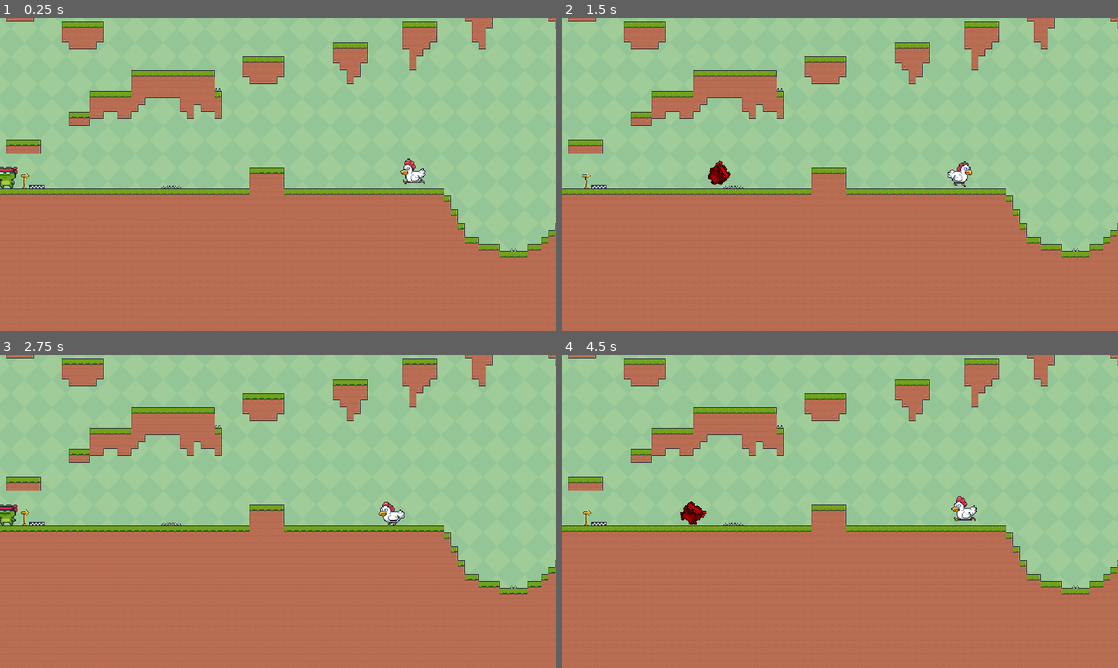
Above: before the commit, frames 1-4 (two rows, left to right).
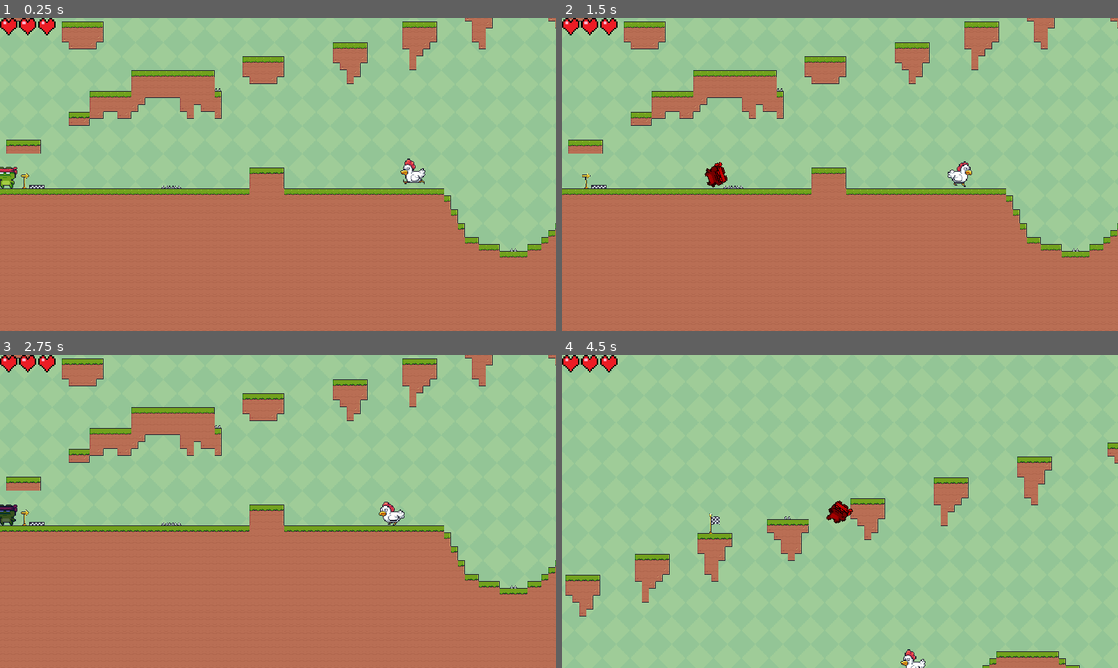
Above: after the commit, the same moments.

Repository: Jleehy/2DPlatformGame
Game: Godot game, scene res://scenes/levels/level_1.tscn
The game is run twice, just before and just after one commit, with the same random seed, the same clock (stepped at 60 frames per second) and the same inputs. The project has no main scene, so this scene is started directly.
Inputs:
- Up to frame 1 (0.25 s): no input
- Up to frame 2 (1.5 s): hold D (move_right) from 0.53 s (still down); tap Shift (dash) at 0.6 s; tap Space (jump) at 0.77 s; tap S (crouch) at 1.35 s
- Up to frame 3 (2.75 s): tap Space (jump) at 1.52 s; tap Shift (dash) at 1.55, 2.1 s; release D (move_right) at 2.03 s; hold A (move_left) from 2.03 s (still down)
- Up to frame 4 (4.5 s): release A (move_left) at 2.78 s; hold D (move_right) 2.78-4.28 s; tap U (dev_next_checkpoint) at 2.85 s; tap Space (jump) at 3.02, 3.77 s; tap Shift (dash) at 3.05, 3.8 s; tap Y (dev_previous_checkpoint) at 3.6 s; hold A (move_left) from 4.28 s (still down); tap T (trigger_self_death) at 4.35 s

The runs differ from the first frame. In frame 1, 0.3% of the frame differs, in the area x 0-10%, y 0-6%; in frame 2, 0.5%; in frame 3, 0.5%; in frame 4, 49%, in the area x 0-100%, y 0-100%.

Commit message:
Add files via upload

Diff:
--- a/2d-platformer/entities/player/player.gd
+++ b/2d-platformer/entities/player/player.gd
@@ -26,7 +26,6 @@
 @export var dash_speed: float = 1500
 @export var dash_duration: float = 0.25
 @export var dash_cooldown: float = 0.5
-@export var dash_unlocked: bool = false
 var is_dashing: bool = false
 var can_dash: bool = true
 
@@ -39,14 +38,39 @@
 
 # Hurt state
 var is_hurt: bool = false
-var can_take_damage: bool = true  # Cooldown to prevent rapid damage
+var can_take_damage: bool = true  # Not used now since cooldown is via damage_cooldown_timer
+
+# --- Heart Damage System Variables ---
+var hearts_list: Array[TextureRect] = []
+var health: int = 3
+
+# --- Damage Cooldown Tracking ---
+var damage_cooldown_timer: float = 2.0   # starts at 2 seconds so damage is allowed immediately
+const DAMAGE_COOLDOWN: float = 2.0         # 2 seconds cooldown
 
 func _ready() -> void:
 	animated_sprite.play()
 	GameManager.save_checkpoint(self.position)
 	original_collision_size = collision_shape.shape.size
 
+	# Initialize heart icons from a health bar (assumes a node at "$health_bar/HBoxContainer")
+	var hearts_parent = $health_bar/HBoxContainer
+	for child in hearts_parent.get_children():
+		hearts_list.append(child)
+	print("Hearts List:", hearts_list)
+
+# Damage cooldown and invulnerability variables
+var invuln_timer: float = 0.0              # additional invulnerability timer
+const INVULNERABILITY_DURATION: float = 0.5  # 0.5 seconds of invulnerability after respawn
+
 func _physics_process(delta: float) -> void:
+	# Update the damage cooldown timer each frame.
+	damage_cooldown_timer = min(damage_cooldown_timer + delta, DAMAGE_COOLDOWN)
+
+	# Update the invulnerability timer, if active.
+	if invuln_timer > 0:
+		invuln_timer = max(invuln_timer - delta, 0)
+
 	if death_timer == -1:
 		if not is_dashing:
 			apply_gravity(delta)
@@ -62,6 +86,7 @@
 	else:
 		handle_death_animation()
 
+
 func apply_gravity(delta: float) -> void:
 	var gravity = GameManager.get_gravity()
 	if not is_on_floor():
@@ -107,8 +132,6 @@
 		velocity.y = jump_speed
 
 func handle_dash() -> void:
-	if not dash_unlocked:
-		return  # Prevent dashing if not unlocked
 	if not can_dash:
 		modulate = Color(0.5, 0.5, 1, 1)
 	else:
@@ -168,7 +191,7 @@
 
 func update_animation() -> void:
 	if is_hurt:
-		return  # Don't change animation if the player is hurt
+		return  # Do not change animation if hurt
 	if velocity.x != 0 or velocity.y != 0:
 		animated_sprite.flip_h = facing_direction == "left"
 		if is_on_floor():
@@ -193,6 +216,7 @@
 	if death_timer == 0:
 		modulate = Color(1, 1, 1, 1)
 		animated_sprite.rotation_degrees = 0
+		reset_hearts()  # Reset hearts on respawn
 		GameManager.respawn_player(self)
 		death_timer = -1
 
@@ -234,16 +258,46 @@
 	velocity.y = -800
 
 func take_damage() -> void:
-	if not can_take_damage:
-		return  # Ignore damage if cooldown is active
-	can_take_damage = false
+	# Do not take damage if we're still in the invulnerability period.
+	if invuln_timer > 0:
+		return
+	# Use the damage cooldown timer to ensure damage is only applied once every 2 seconds.
+	if damage_cooldown_timer < DAMAGE_COOLDOWN:
+		return
+	# Reset the cooldown timer.
+	damage_cooldown_timer = 0.0
+
+	# Decrement health and update the heart display.
+	health -= 1
+	update_heart_display()
+
+	# If no hearts remain, kill the player immediately.
+	if health <= 0:
+		GameManager.kill_player(self)
+		return
+
+	# Play the hit animation and enforce a brief hurt state.
 	is_hurt = true
 	animated_sprite.play("hit")
-	print("STARTING")
-	await animated_sprite.animation_finished  # Wait for the "hit" animation to finish
-	print("FINISHED")
+	await animated_sprite.animation_finished
 	is_hurt = false
-	can_take_damage = true  # Reset cooldown
+
+# Reset hearts back to full health (3 hearts) upon respawn,
+# allow damage again, and grant temporary invulnerability.
+
+
+func update_heart_display() -> void:
+	# Update each heart's visibility based on current health
+	for i in range(hearts_list.size()):
+		hearts_list[i].visible = i < health
+
+# Reset hearts back to full health (3 hearts) upon respawn and allow damage again
+func reset_hearts() -> void:
+	health = 3
+	update_heart_display()
+	damage_cooldown_timer = DAMAGE_COOLDOWN
+	is_hurt = false
+	invuln_timer = INVULNERABILITY_DURATION
 
 func handle_self_die() -> void:
 	if InputManager.is_self_death_pressed():
--- a/2d-platformer/entities/player/player.tscn
+++ b/2d-platformer/entities/player/player.tscn
@@ -9,6 +9,7 @@
 [ext_resource type="AudioStream" uid="uid://dcw2lnx6krf0q" path="res://sounds/dash.wav" id="6_1lh60"]
 [ext_resource type="AudioStream" uid="uid://gbr6sbf6pgeg" path="res://sounds/jump.wav" id="7_tk0ac"]
 [ext_resource type="AudioStream" uid="uid://bf7bo0n7oako5" path="res://sounds/(added as a joke)lego-yoda-death-sound-effect.mp3" id="8_8pnob"]
+[ext_resource type="Texture2D" uid="uid://dmdfxytts15fs" path="res://art/hearts/heart.png" id="10_hwkwa"]
 
 [sub_resource type="AtlasTexture" id="AtlasTexture_4wuyl"]
 atlas = ExtResource("3_0n0f8")
@@ -284,3 +285,24 @@
 
 [node name="sfx_death" type="AudioStreamPlayer2D" parent="."]
 stream = ExtResource("8_8pnob")
+
+[node name="health_bar" type="CanvasLayer" parent="."]
+
+[node name="HBoxContainer" type="HBoxContainer" parent="health_bar"]
+offset_right = 40.0
+offset_bottom = 40.0
+
+[node name="TextureRect" type="TextureRect" parent="health_bar/HBoxContainer"]
+layout_mode = 2
+texture = ExtResource("10_hwkwa")
+expand_mode = 3
+
+[node name="TextureRect2" type="TextureRect" parent="health_bar/HBoxContainer"]
+layout_mode = 2
+texture = ExtResource("10_hwkwa")
+expand_mode = 3
+
+[node name="TextureRect3" type="TextureRect" parent="health_bar/HBoxContainer"]
+layout_mode = 2
+texture = ExtResource("10_hwkwa")
+expand_mode = 3
Not shown: 1 places in 2d-platformer/entities/player/player.tscn that only renumber resources
